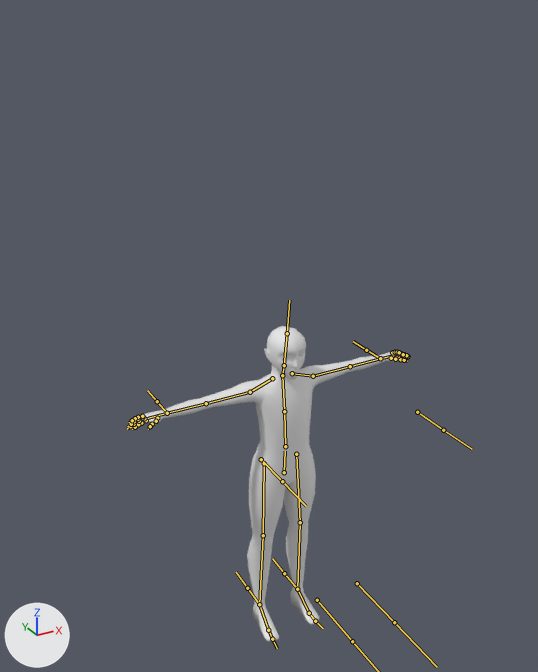
An edit to the FBX model Assets/Models/Characters/PlayerChara.fbx, drawn before and after from the same camera.
Before and after are seen from a 50 mm lens placed at (-6.6, -11.32, 7.49), pointed at (-0.15, 0.42, 1.62). Every picture has the same lights, and +X, +Y and +Z are marked at lower left. The bones that bend it are drawn over the model as lines.

The first picture shows 'body'.
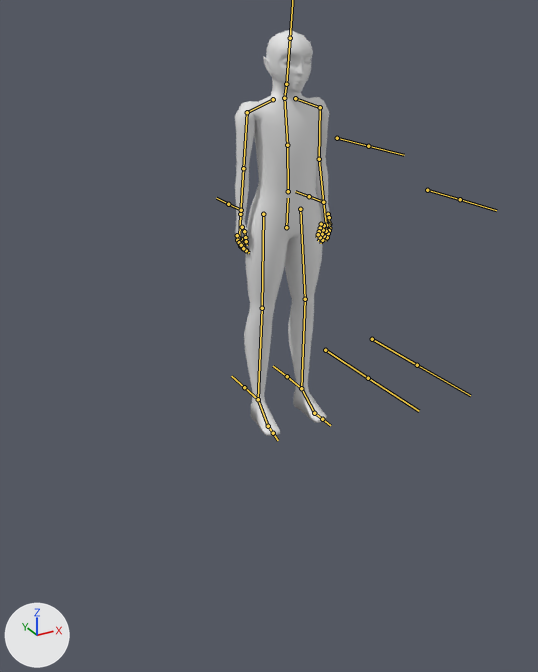
Commit message: Stand still for player

The newer file adds an action. The first version stands in its rest pose; the second is drawn at frame 1 of the action 'Armature|Stand'.

Boxes [x1, y1, x2, y2] around the edits, measured in the pictures (538 x 672 px):
'body', posed (65% narrower, 28% taller): before [129, 326, 409, 642]; after [235, 30, 331, 436]
bone 'Hips', root to tip: before (284, 472) to (285, 451); after (286, 227) to (288, 198)
bone 'Upper Arm.L', root to tip: before (313, 376) to (350, 366); after (320, 107) to (319, 159)
bone 'Lower Arm.L', root to tip: before (350, 366) to (380, 358); after (319, 159) to (323, 202)
bone 'Thumb Knuckle.L', root to tip: before (391, 358) to (395, 359); after (328, 214) to (329, 217)
bone 'Thumb Mid.L', root to tip: before (395, 359) to (400, 359); after (329, 217) to (329, 224)
bone 'Fore Mid.L', root to tip: before (402, 355) to (405, 356); after (329, 230) to (328, 233)
bone 'Middle Mid.L', root to tip: before (401, 354) to (404, 354); after (326, 231) to (324, 236)
bone 'Middle Tip.L', root to tip: before (404, 354) to (406, 355); after (324, 236) to (322, 240)
bone 'Ring Mid.L', root to tip: before (398, 353) to (401, 353); after (323, 230) to (322, 234)
bone 'Ring Tip.L', root to tip: before (401, 353) to (403, 354); after (322, 234) to (320, 237)
bone 'Pinky Knuckle.L', root to tip: before (392, 352) to (395, 352); after (321, 224) to (320, 228)
bone 'Upper Arm.R', root to tip: before (250, 392) to (206, 403); after (247, 112) to (243, 168)
bone 'Thumb Knuckle.R', root to tip: before (157, 418) to (156, 421); after (242, 227) to (244, 231)
bone 'Thumb Mid.R', root to tip: before (156, 421) to (152, 424); after (244, 231) to (245, 237)
bone 'Fore Mid.R', root to tip: before (141, 423) to (138, 424); after (242, 244) to (243, 247)
bone 'Middle Mid.R', root to tip: before (139, 421) to (134, 424); after (240, 244) to (243, 248)
bone 'Middle Tip.R', root to tip: before (134, 424) to (130, 426); after (243, 248) to (246, 250)
bone 'Ring Mid.R', root to tip: before (138, 419) to (134, 421); after (239, 242) to (240, 246)
bone 'Ring Tip.R', root to tip: before (134, 421) to (131, 424); after (240, 246) to (243, 248)
bone 'Pinky Mid.R', root to tip: before (138, 417) to (135, 418); after (237, 240) to (239, 242)
bone 'Pinky Tip.R', root to tip: before (135, 418) to (132, 420); after (239, 242) to (241, 245)

The change, as a list of edits to the scene's bpy script:
```text
Change bone_hips:
    where bone_hips = bpy.data.objects['Armature'].pose.bones['Hips']
    bone_hips.location: (0.0, 0.0, 0.0) -> (0.0, 7.91, -0.51)
Change bone_upper_arm_l:
    where bone_upper_arm_l = bpy.data.objects['Armature'].pose.bones['Upper Arm.L']  # child of 'Shoulder.L'
    bone_upper_arm_l.rotation_quaternion: (1.0, 0.0, 0.0, 0.0) -> (0.743, -0.663, -0.013, 0.091)  # degrees (0, 0, 0) -> degrees (-83, 6, 9)
Change bone_lower_arm_l:
    where bone_lower_arm_l = bpy.data.objects['Armature'].pose.bones['Lower Arm.L']  # child of 'Upper Arm.L'
    bone_lower_arm_l.rotation_quaternion: (1.0, 0.0, 0.0, 0.0) -> (0.994, -0.025, 0.0, -0.106)  # degrees (0, 0, 0) -> degrees (-3, 0, -12)
Change bone_thumb_knuckle_l:
    where bone_thumb_knuckle_l = bpy.data.objects['Armature'].pose.bones['Thumb Knuckle.L']  # child of 'Palm.L'
    bone_thumb_knuckle_l.rotation_quaternion: (1.0, 0.0, 0.0, 0.0) -> (0.984, -0.15, 0.097, -0.005)  # degrees (0, 0, 0) -> degrees (-18, 11, -2)
Change bone_thumb_mid_l:
    where bone_thumb_mid_l = bpy.data.objects['Armature'].pose.bones['Thumb Mid.L']  # child of 'Thumb Knuckle.L'
    bone_thumb_mid_l.rotation_quaternion: (1.0, 0.0, 0.0, 0.0) -> (0.962, -0.027, 0.137, 0.235)  # degrees (0, 0, 0) -> degrees (1, 16, 28)
Change bone_fore_mid_l:
    where bone_fore_mid_l = bpy.data.objects['Armature'].pose.bones['Fore Mid.L']  # child of 'Fore Knuckle.L'
    bone_fore_mid_l.rotation_quaternion: (1.0, 0.0, 0.0, 0.0) -> (0.998, -0.059, -0.016, 0.006)  # degrees (0, 0, 0) -> degrees (-7, -2, 1)
Change bone_middle_mid_l:
    where bone_middle_mid_l = bpy.data.objects['Armature'].pose.bones['Middle Mid.L']  # child of 'Middle Knuckle.L'
    bone_middle_mid_l.rotation_quaternion: (1.0, 0.0, 0.0, 0.0) -> (0.999, -0.048, -0.008, 0.005)  # degrees (0, 0, 0) -> degrees (-5, -1, 1)
Change bone_middle_tip_l:
    where bone_middle_tip_l = bpy.data.objects['Armature'].pose.bones['Middle Tip.L']  # child of 'Middle Mid.L'
    bone_middle_tip_l.rotation_quaternion: (1.0, 0.0, 0.0, 0.0) -> (0.999, -0.044, -0.008, 0.004)  # degrees (0, 0, 0) -> degrees (-5, -1, 1)
Change bone_ring_mid_l:
    where bone_ring_mid_l = bpy.data.objects['Armature'].pose.bones['Ring Mid.L']  # child of 'Ring Knickle.L'
    bone_ring_mid_l.rotation_quaternion: (1.0, 0.0, 0.0, 0.0) -> (0.999, -0.034, -0.006, 0.004)  # degrees (0, 0, 0) -> degrees (-4, -1, 0)
Change bone_ring_tip_l:
    where bone_ring_tip_l = bpy.data.objects['Armature'].pose.bones['Ring Tip.L']  # child of 'Ring Mid.L'
    bone_ring_tip_l.rotation_quaternion: (1.0, 0.0, 0.0, 0.0) -> (1.0, -0.03, -0.006, 0.002)  # degrees (0, 0, 0) -> degrees (-3, -1, 0)
Change bone_pinky_knuckle_l:
    where bone_pinky_knuckle_l = bpy.data.objects['Armature'].pose.bones['Pinky Knuckle.L']  # child of 'Palm.L'
    bone_pinky_knuckle_l.rotation_quaternion: (1.0, 0.0, 0.0, 0.0) -> (0.997, -0.075, 0.004, 0.015)  # degrees (0, 0, 0) -> degrees (-9, 1, 2)
Change bone_upper_arm_r:
    where bone_upper_arm_r = bpy.data.objects['Armature'].pose.bones['Upper Arm.R']  # child of 'Shoulder.R'
    bone_upper_arm_r.rotation_quaternion: (1.0, 0.0, 0.0, 0.0) -> (0.737, 0.044, 0.02, -0.675)  # degrees (0, 0, 0) -> degrees (2, 5, -85)
Change bone_thumb_knuckle_r:
    where bone_thumb_knuckle_r = bpy.data.objects['Armature'].pose.bones['Thumb Knuckle.R']  # child of 'Palm.R'
    bone_thumb_knuckle_r.rotation_quaternion: (1.0, 0.0, 0.0, 0.0) -> (0.99, -0.106, -0.089, 0.018)  # degrees (0, 0, 0) -> degrees (-13, -10, 3)
Change bone_thumb_mid_r:
    where bone_thumb_mid_r = bpy.data.objects['Armature'].pose.bones['Thumb Mid.R']  # child of 'Thumb Knuckle.R'
    bone_thumb_mid_r.rotation_quaternion: (1.0, 0.0, 0.0, 0.0) -> (0.978, -0.048, 0.02, -0.2)  # degrees (0, 0, 0) -> degrees (-6, 1, -23)
Change bone_fore_mid_r:
    where bone_fore_mid_r = bpy.data.objects['Armature'].pose.bones['Fore Mid.R']  # child of 'Fore Knuckle.R'
    bone_fore_mid_r.rotation_quaternion: (1.0, 0.0, 0.0, 0.0) -> (0.996, 0.089, 0.012, 0.009)  # degrees (0, 0, 0) -> degrees (10, 1, 1)
Change bone_middle_mid_r:
    where bone_middle_mid_r = bpy.data.objects['Armature'].pose.bones['Middle Mid.R']  # child of 'Middle Knuckle.R'
    bone_middle_mid_r.rotation_quaternion: (1.0, 0.0, 0.0, 0.0) -> (0.997, 0.077, 0.003, 0.007)  # degrees (0, 0, 0) -> degrees (9, 0, 1)
Change bone_middle_tip_r:
    where bone_middle_tip_r = bpy.data.objects['Armature'].pose.bones['Middle Tip.R']  # child of 'Middle Mid.R'
    bone_middle_tip_r.rotation_quaternion: (1.0, 0.0, 0.0, 0.0) -> (0.981, 0.191, 0.008, 0.016)  # degrees (0, 0, 0) -> degrees (22, 1, 2)
Change bone_ring_mid_r:
    where bone_ring_mid_r = bpy.data.objects['Armature'].pose.bones['Ring Mid.R']  # child of 'Ring Knickle.R'
    bone_ring_mid_r.rotation_quaternion: (1.0, 0.0, 0.0, 0.0) -> (0.998, 0.057, 0.002, 0.005)  # degrees (0, 0, 0) -> degrees (6, 0, 1)
Change bone_ring_tip_r:
    where bone_ring_tip_r = bpy.data.objects['Armature'].pose.bones['Ring Tip.R']  # child of 'Ring Mid.R'
    bone_ring_tip_r.rotation_quaternion: (1.0, 0.0, 0.0, 0.0) -> (0.998, 0.068, 0.003, 0.005)  # degrees (0, 0, 0) -> degrees (8, 0, 1)
Change bone_pinky_mid_r:
    where bone_pinky_mid_r = bpy.data.objects['Armature'].pose.bones['Pinky Mid.R']  # child of 'Pinky Knuckle.R'
    bone_pinky_mid_r.rotation_quaternion: (1.0, 0.0, 0.0, 0.0) -> (0.999, 0.01, -0.001, -0.045)  # degrees (0, 0, 0) -> degrees (1, 0, -5)
Change bone_pinky_tip_r:
    where bone_pinky_tip_r = bpy.data.objects['Armature'].pose.bones['Pinky Tip.R']  # child of 'Pinky Mid.R'
    bone_pinky_tip_r.rotation_quaternion: (1.0, 0.0, 0.0, 0.0) -> (0.999, 0.008, -0.001, -0.035)  # degrees (0, 0, 0) -> degrees (1, 0, -4)
```
